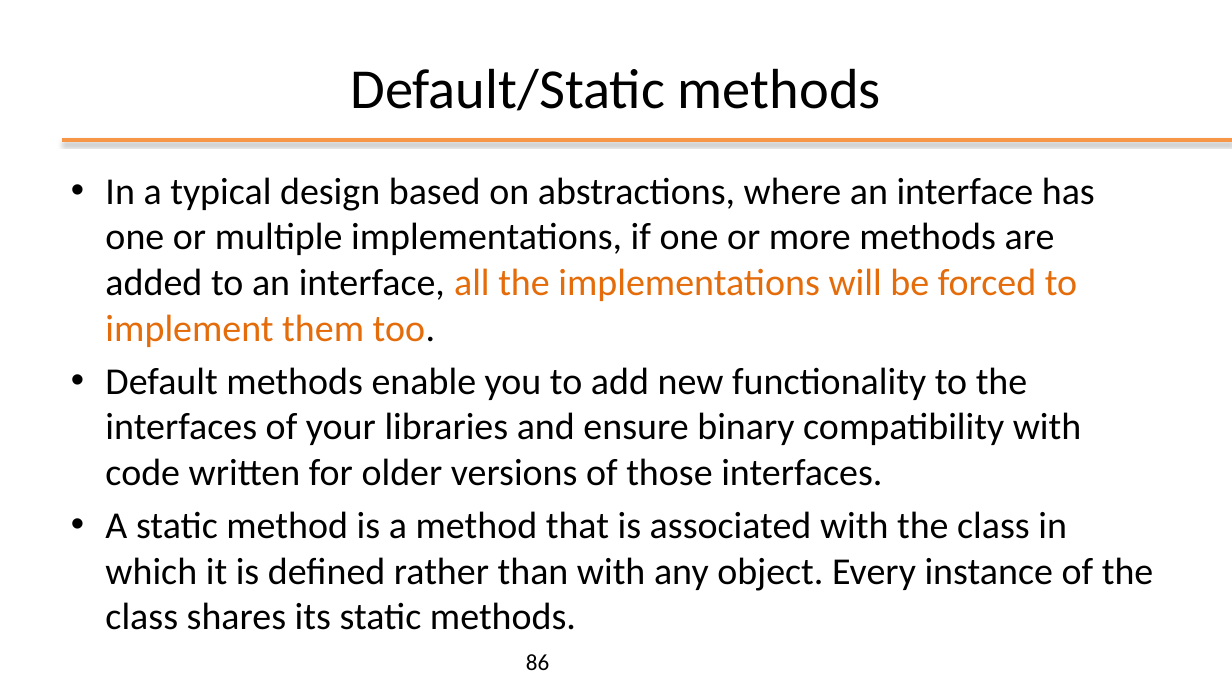
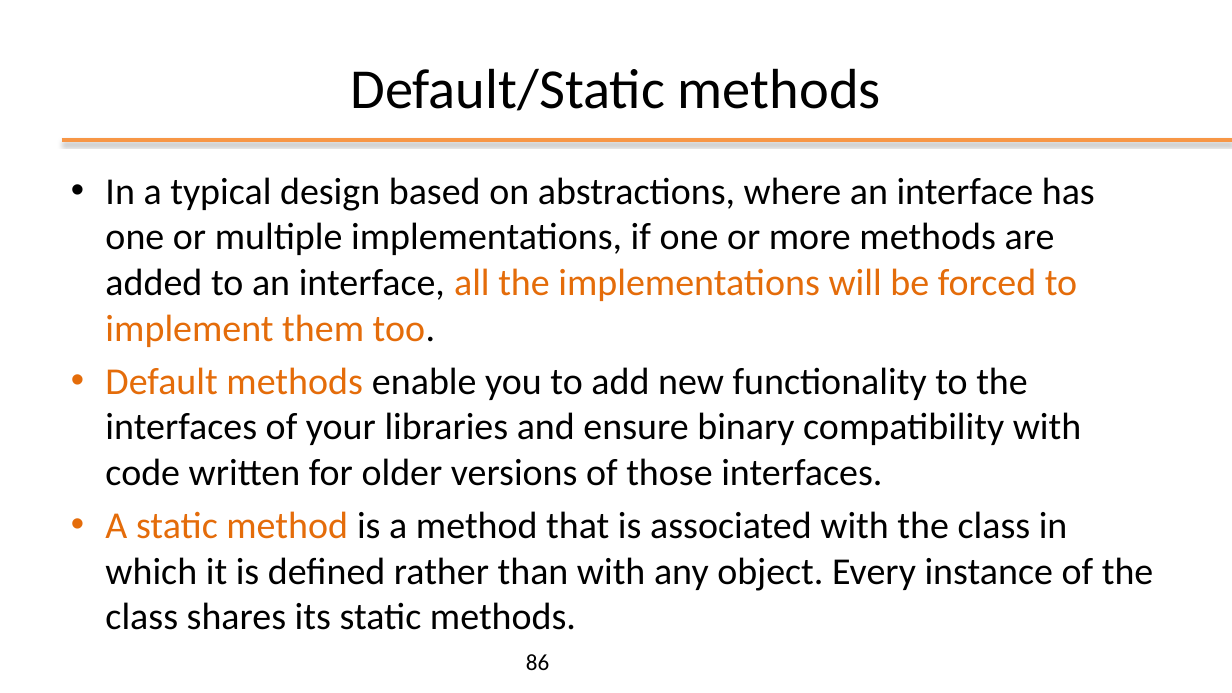
Before and after one commit to nbicocchi/learn-java-core, a slide deck: slide 86 of assets/slides/E3 - Java Object Oriented.pptx. Drawn at 1232x693 pixels with LibreOffice and Linux fonts; fonts in the diff are those of the drawing; background and template pictures are left out. Boxes give left, top, right and bottom in pixels: in the first picture for what was removed or moved away, otherwise in the second. Text is boxed around its words. In the diff, an @@ line names an element or a change of style, - is before the commit and + after.

Commit message:
update

```diff
--- a/assets/slides/E3 - Java Object Oriented.pptx
+++ b/assets/slides/E3 - Java Object Oriented.pptx
@@ text at (x1=105, y1=367, x2=1154, y2=630): text colour #000000 to #E46C0A in "Default methods", "A static method" @@
```
